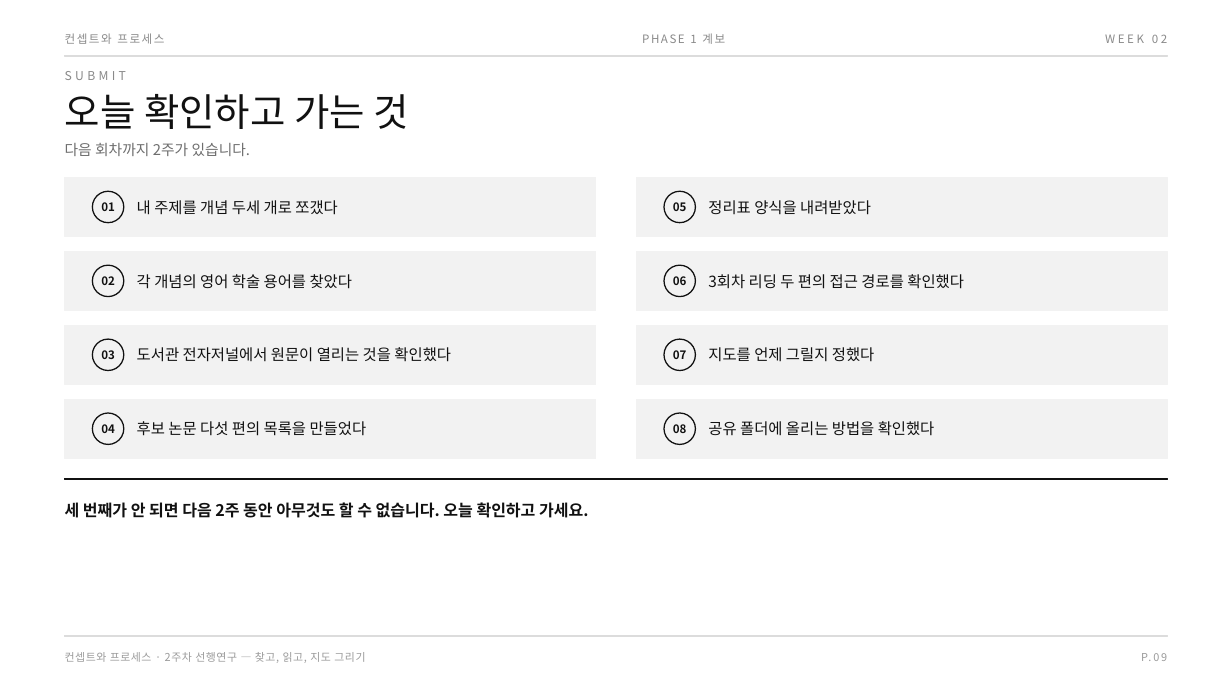
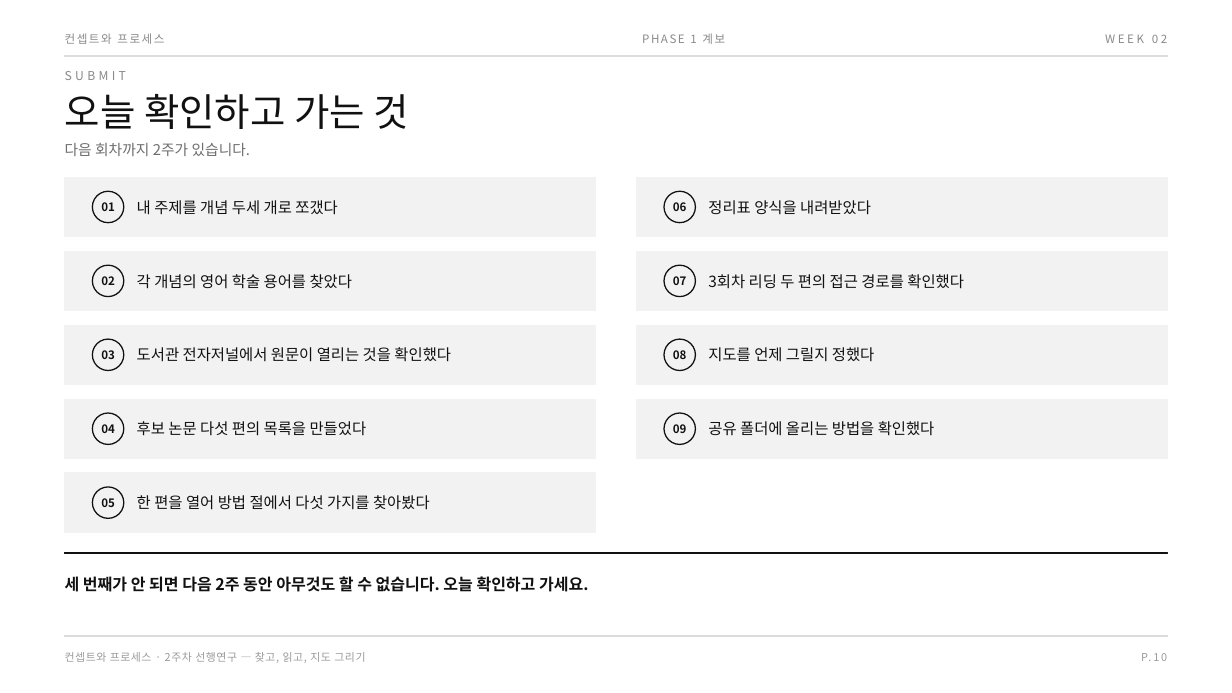
Before and after one commit to design-eng/MIN.D, a slide deck: slide 15 of dist/weeks-대학원/컨셉트와프로세스_02주차_선행연구.pptx (slide 14 before the commit). Drawn at 1232x693 pixels with LibreOffice and Linux fonts; fonts in the diff are those of the drawing. Boxes give left, top, right and bottom in pixels: in the first picture for what was removed or moved away, otherwise in the second. Text is boxed around its words. In the diff, an @@ line names an element or a change of style, - is before the commit and + after.

```diff
--- a/dist/weeks-대학원/컨셉트와프로세스_02주차_선행연구.pptx
+++ b/dist/weeks-대학원/컨셉트와프로세스_02주차_선행연구.pptx
@@ 3 texts: place and size @@
-3 texts at box(673, 276, 687, 433)
+3 texts at box(673, 202, 687, 359)
@@ rectangle added at box(65, 473, 596, 532), fill #F2F2F2, outline #F2F2F2 1 pt @@
@@ text "05": place and size @@
-text "05" at box(673, 202, 687, 211)
+text "05" at box(101, 498, 115, 507)
@@ ellipse added at box(92, 487, 124, 518), fill #F2F2F2, outline #111111 1 pt @@
@@ text added at box(137, 495, 430, 510), 12 pt, text #111111 @@
+한 편을 열어 방법 절에서 다섯 가지를 찾아봤다
@@ text "세 번째가 안 되면 다음 ...": place and size @@
-text "세 번째가 안 되면 다음 ..." at box(65, 500, 588, 521)
+text "세 번째가 안 되면 다음 ..." at box(65, 574, 588, 595)
@@ rectangle: place and size @@
-rectangle at box(65, 479, 1167, 480)
+rectangle at box(65, 553, 1167, 554)
```
Also in this commit, not shown: 3 other slides changed, 1 slide added, 23 other files.
